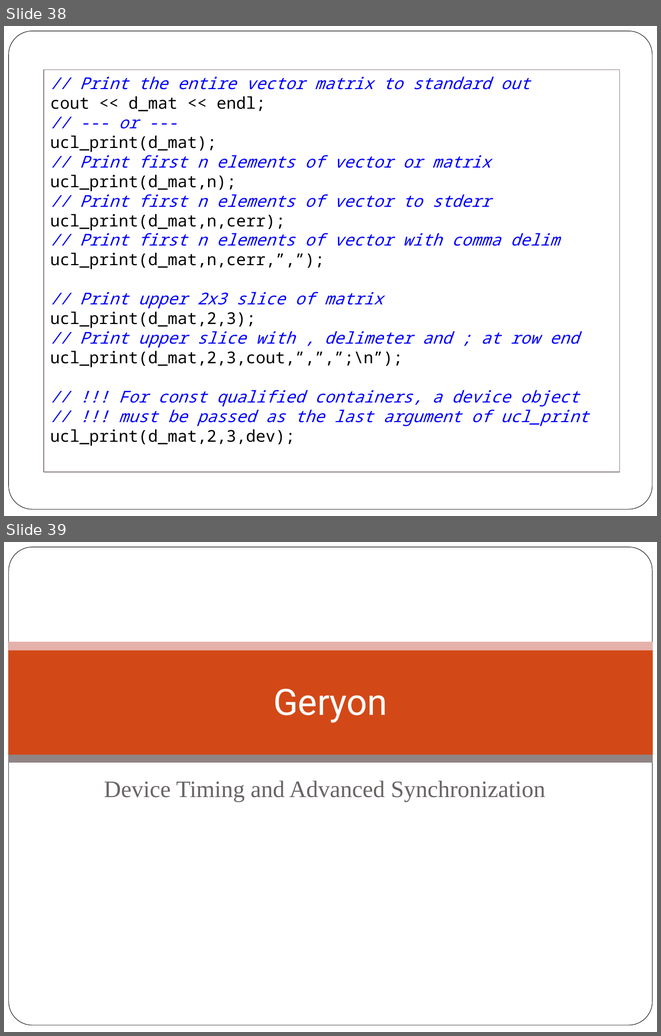
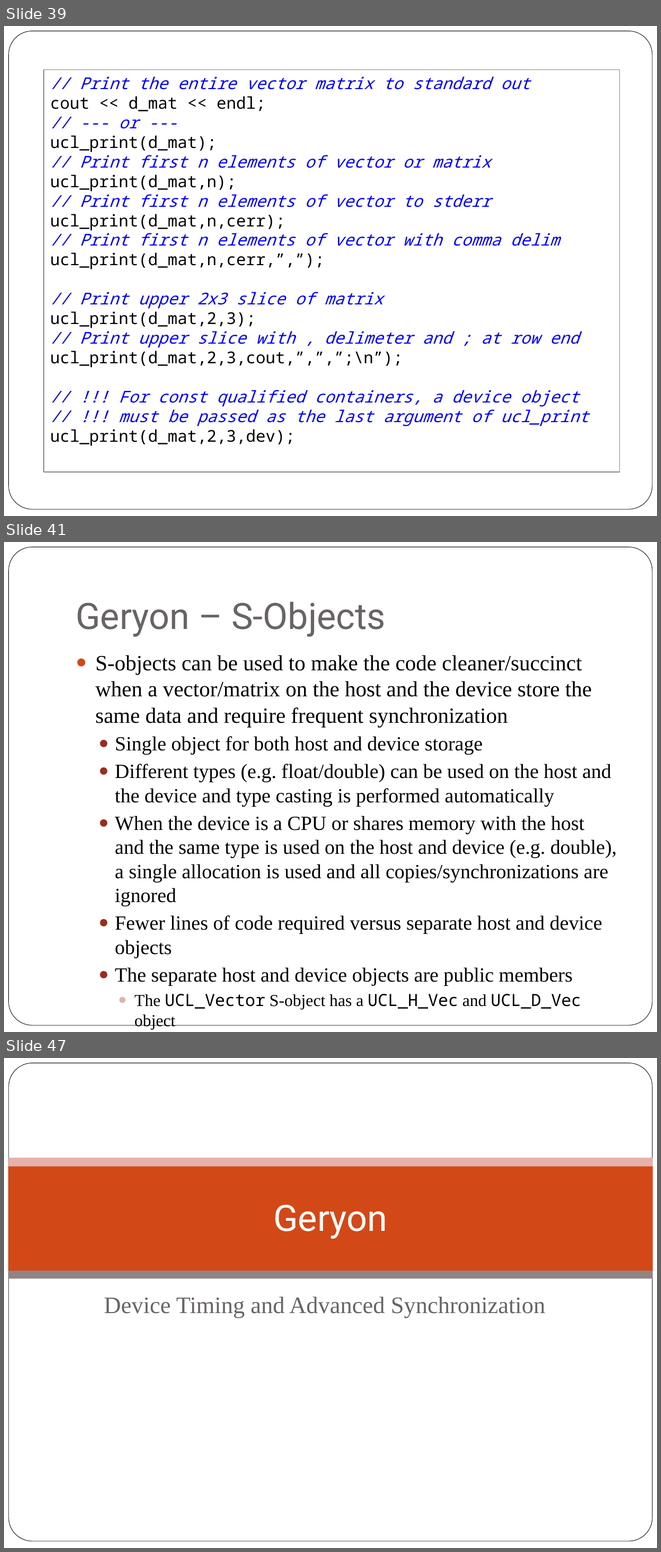
Before and after one commit to scicomp/geryon, a slide deck: geryon.pptx. Shown one above the other, each under a label of ours: slides 38 and 39 before the commit, slides 39, 41 and 47 after it; the slides between them are not shown. The pictures are 661x1036 and 661x1552 pixels, drawn with LibreOffice and Linux fonts; fonts in the diff are those of the drawing; background and template pictures are left out. Boxes give left, top, right and bottom in pixels: in the first picture for what was removed or moved away, otherwise in the second. Text is boxed around its words. In the diff, an @@ line names an element or a change of style, - is before the commit and + after.

Commit message:
Geryon: Updating example and documentation.

```diff
--- a/geryon.pptx
+++ b/geryon.pptx
@@ slide 41 added at (4, 542, 657, 1032), background #FFFFFF; not listed: 1 template element that a slide beside it also shows @@
@@ title added at (76, 601, 386, 637), 40 pt, text #696464 @@
+Geryon – S-Objects
@@ text added at (95, 655, 617, 1029), 22.2 pt, text #000000 @@
+● S-objects can be used to make the code cleaner/succinct when a vector/matrix on the host and the device store the same data and require frequent synchronization
+  ● Single object for both host and device storage
+  ● Different types (e.g. float/double) can be used on the host and the device and type casting is performed automatically
+  ● When the device is a CPU or shares memory with the host and the same type is used on the host and device (e.g. double), a single allocation is used and all copies/synchronizations are ignored
+  ● Fewer lines of code required versus separate host and device objects
+  ● The separate host and device objects are public members
+    ● The UCL_Vector S-object has a UCL_H_Vec and UCL_D_Vec object
+    ● The UCL_Matrix S-object has a UCL_H_Mat and UCL_D_Mat object
@@ what was slide 38 is now slide 39 @@
@@ what was slide 39 is now slide 47 @@
```
Also in this commit, not shown: 11 slides changed, 9 other slides added, 2 other files.
